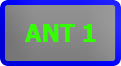
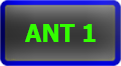
Comparing the layer stacks of the two 121 x 66 images. Changes:
painted on "Layer 1" over (x1=0, y1=0, x2=121, y2=66)